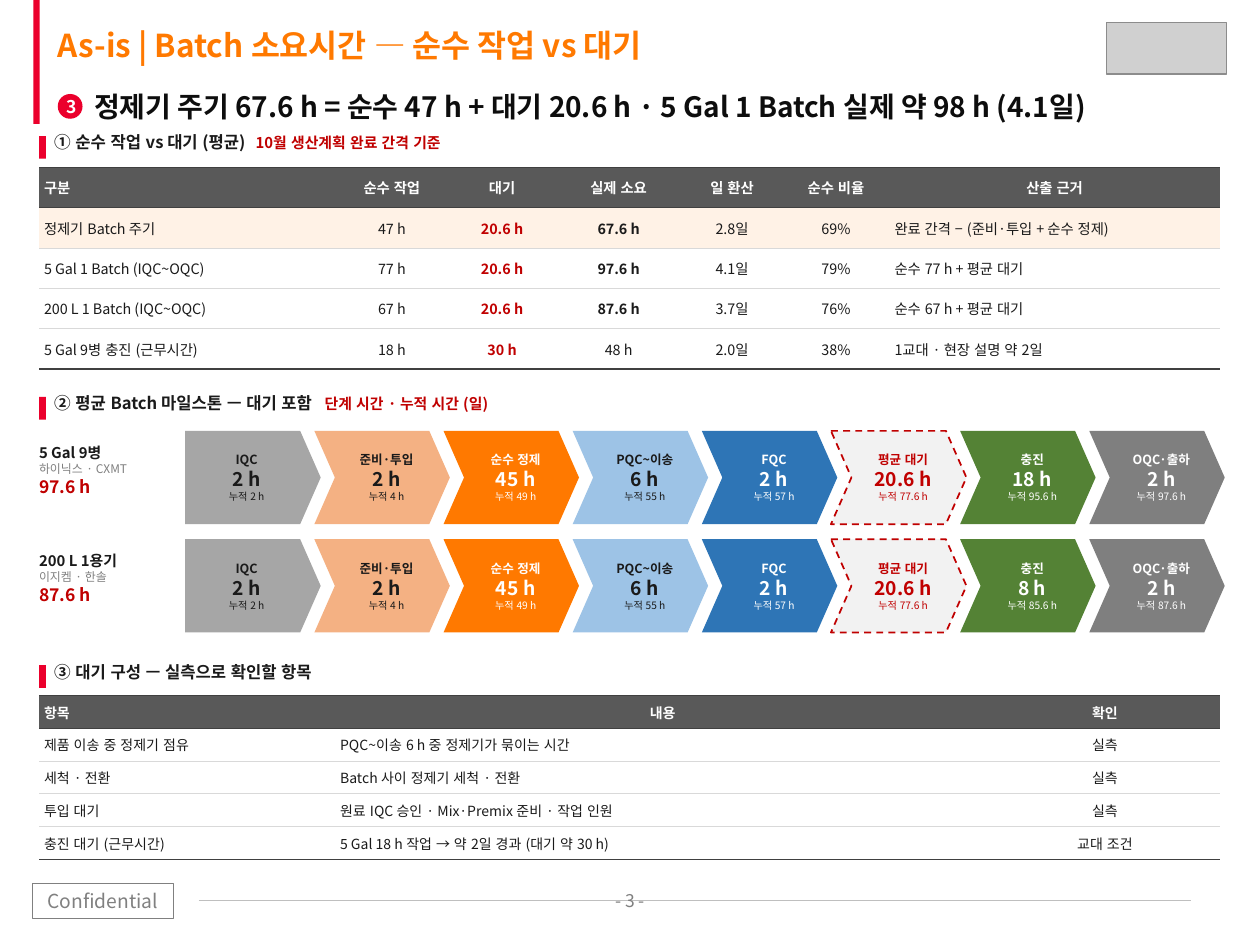
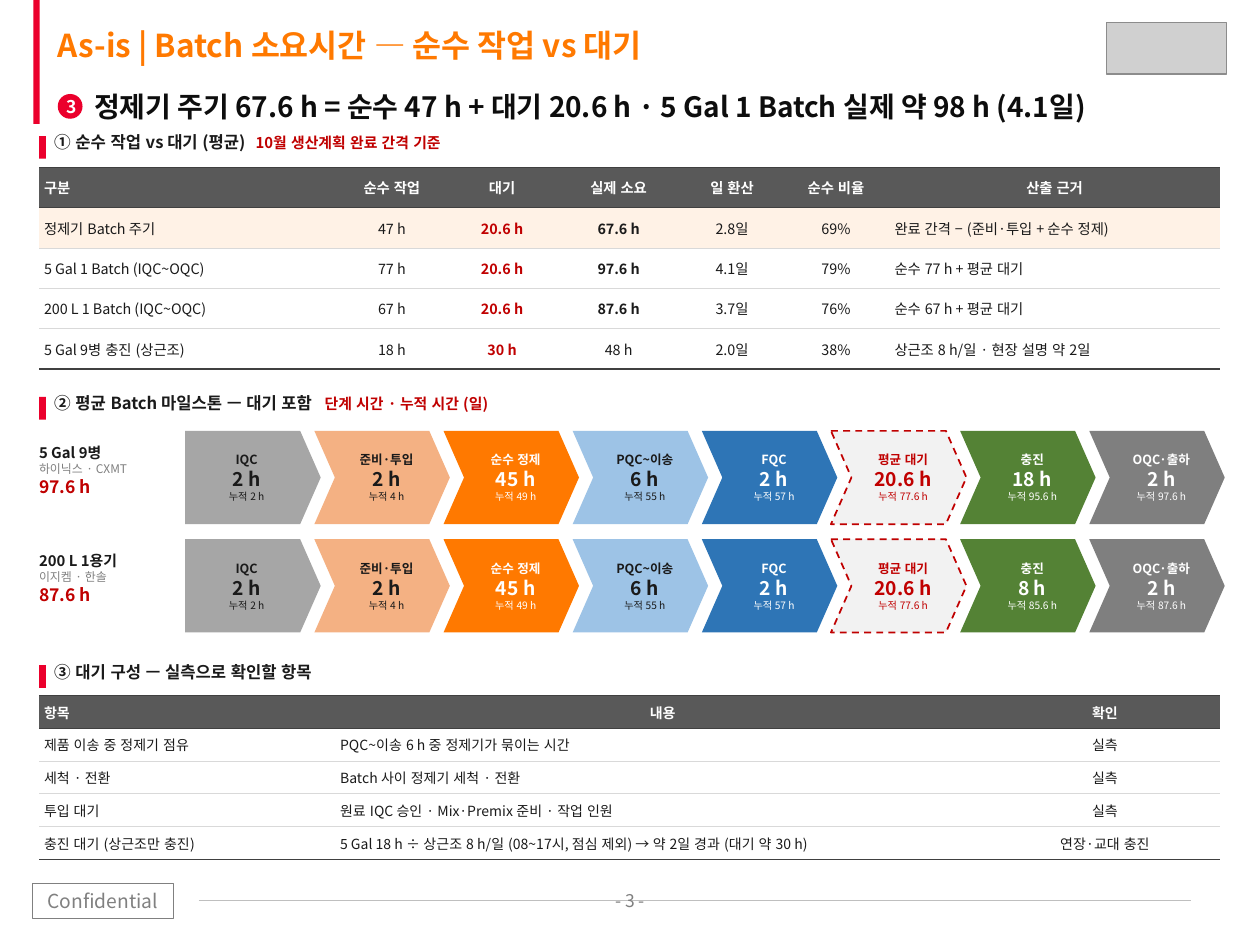
Before and after one commit to Jameskim25/-, a slide deck: slide 3 of SKTC_CpZr_Capacity_Reflux_Roadmap_2027_2028.pptx. Drawn at 1260x945 pixels with LibreOffice and Linux fonts; fonts in the diff are those of the drawing; grey boxes stand for pictures. Boxes give left, top, right and bottom in pixels: in the first picture for what was removed or moved away, otherwise in the second. Text is boxed around its words. In the diff, an @@ line names an element or a change of style, - is before the commit and + after.

```diff
--- a/SKTC_CpZr_Capacity_Reflux_Roadmap_2027_2028.pptx
+++ b/SKTC_CpZr_Capacity_Reflux_Roadmap_2027_2028.pptx
@@ table at (39, 168, 1220, 369) @@
-row 5, column 1: 5 Gal 9병 충진 (근무시간)
+row 5, column 1: 5 Gal 9병 충진 (상근조)
-row 5, column 7: 1교대 · 현장 설명 약 2일
+row 5, column 7: 상근조 8 h/일 · 현장 설명 약 2일
@@ table at (39, 696, 1220, 859) @@
-row 5: 충진 대기 (근무시간) | 5 Gal 18 h 작업 → 약 2일 경과 (대기 약 30 h) | 교대 조건
+row 5: 충진 대기 (상근조만 충진) | 5 Gal 18 h ÷ 상근조 8 h/일 (08~17시, 점심 제외) → 약 2일 경과 (대기 약 30 h) | 연장·교대 충진
```
Also in this commit, not shown: 3 other slides changed, 4 other files.
